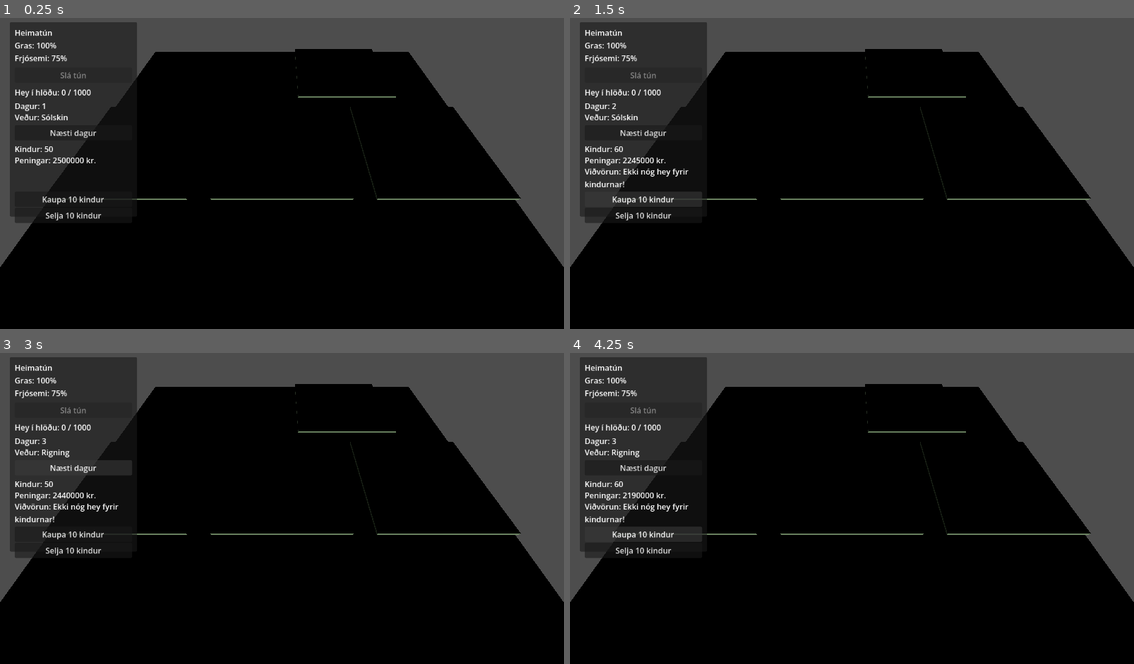
Above: before the commit, frames 1-4 (two rows, left to right).
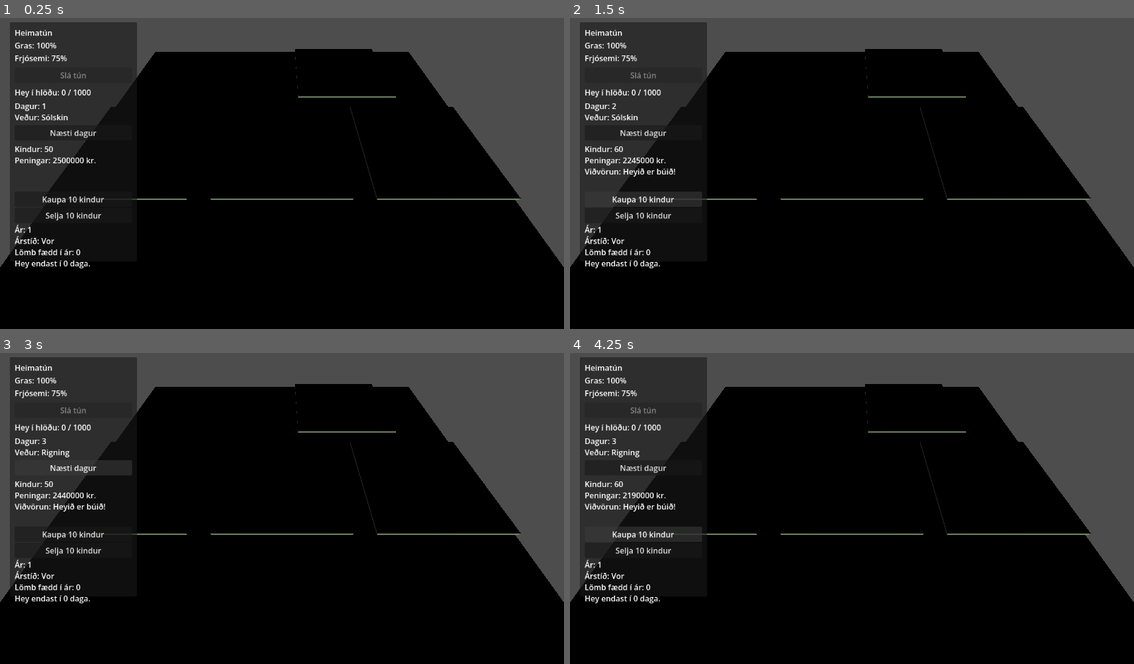
Above: after the commit, the same moments.

Repository: robertmarvin72/Bondinn
Game: Godot game, scene res://world.tscn
Two runs of this game, one before a commit and one after it. Both use one fixed random seed, a clock stepped at 60 frames per second and the inputs below.
Inputs:
- Up to frame 1 (0.25 s): no input
- Up to frame 2 (1.5 s): click "Næsti dagur" at 0.5 s; click "Kaupa 10 kindur" at 1.25 s
- Up to frame 3 (3 s): click "Selja 10 kindur" at 2 s; click "Næsti dagur" at 2.75 s
- Up to frame 4 (4.25 s): click "Kaupa 10 kindur" at 3.5 s

The runs differ from the first frame. In frame 1, 0.6% of the frame differs, in the area x 1-17%, y 63-81%; in frame 2, 0.8%, in the area x 1-22%, y 48-81%; in frame 3, 0.8%; in frame 4, 0.8%.

Commit message:
Winter and hay shortage

Diff:
--- a/world.gd
+++ b/world.gd
@@ -8,10 +8,15 @@
 var barn_hay: int = 0
 var barn_capacity: int = 1000
 var day_count: int = 1
+var year: int = 1
+var season: String = "Vor"
 var current_weather: Weather = Weather.SUNNY
 
 var sheep_count: int = 50
 var hay_per_sheep_per_day: float = 0.2
+var lambing_completed: bool = false
+var lambs_born_this_year: int = 0
+var hay_shortage_days: int = 0
 
 var money: int = 2500000
 var daily_cost: int = 5000
@@ -29,7 +34,45 @@
 @onready var warning_label: Label = $UI/FieldPanel/WarningLabel
 @onready var buy_sheep_button: Button = $UI/FieldPanel/BuySheepButton
 @onready var sell_sheep_button: Button = $UI/FieldPanel/SellSheepButton
+@onready var year_label: Label = $UI/FieldPanel/YearLabel
+@onready var season_label: Label = $UI/FieldPanel/SeasonLabel
+@onready var lambs_label: Label = $UI/FieldPanel/LambsLabel
+@onready var hay_forecast_label: Label = $UI/FieldPanel/HayForecastLabel
 @onready var camera: Camera3D = $Camera3D
+
+func _get_effective_hay_rate() -> float:
+	if season == "Vetur":
+		return hay_per_sheep_per_day * 1.5
+	return hay_per_sheep_per_day
+
+func _process_hay_consumption() -> String:
+	var consumed: int = int(sheep_count * _get_effective_hay_rate())
+	if barn_hay < consumed:
+		barn_hay = 0
+	else:
+		barn_hay -= consumed
+	if barn_hay == 0 and consumed > 0:
+		hay_shortage_days += 1
+		return "Viðvörun: Heyið er búið!"
+	hay_shortage_days = 0
+	return ""
+
+func _run_lambing() -> int:
+	var lambs = 0
+	for i in range(sheep_count):
+		if randf() < 0.3:
+			lambs += 1
+	return lambs
+
+func _get_season() -> String:
+	if day_count <= 22:
+		return "Vor"
+	elif day_count <= 45:
+		return "Sumar"
+	elif day_count <= 68:
+		return "Haust"
+	else:
+		return "Vetur"
 
 func _weather_name() -> String:
 	match current_weather:
@@ -49,6 +92,10 @@
 	sheep_label.text = "Kindur: " + str(sheep_count)
 	money_label.text = "Peningar: " + str(money) + " kr."
 	warning_label.text = ""
+	year_label.text = "Ár: " + str(year)
+	season_label.text = "Árstíð: " + season
+	lambs_label.text = "Lömb fædd í ár: " + str(lambs_born_this_year)
+	hay_forecast_label.text = "Hey endast í 0 daga."
 	buy_sheep_button.pressed.connect(_on_buy_sheep_pressed)
 	sell_sheep_button.pressed.connect(_on_sell_sheep_pressed)
 	_update_sheep_buttons()
@@ -94,31 +141,55 @@
 func _on_next_day_pressed():
 	current_weather = randi() % 4 as Weather
 	day_count += 1
+	if day_count > 90:
+		day_count = 1
+		year += 1
+		lambing_completed = false
+		lambs_born_this_year = 0
+	season = _get_season()
+	var lambing_message: String = ""
+	if day_count == 1 and not lambing_completed:
+		var lambs = _run_lambing()
+		sheep_count += lambs
+		lambs_born_this_year = lambs
+		lambing_completed = true
+		lambing_message = "Sauðburður: " + str(lambs) + " lömb fæddust."
 	var growth = 5
 	match current_weather:
 		Weather.RAIN:  growth += 3
 		Weather.STORM: growth -= 2
+	if season == "Sumar":
+		growth += 3
+	elif season == "Vetur":
+		growth = 0
 	for child in get_children():
 		if child.has_method("get_field_info"):
 			child.grass_level = min(child.grass_level + growth, 100)
 			if child.harvested and child.grass_level > 30:
 				child.harvested = false
-	var consumed: int = int(sheep_count * hay_per_sheep_per_day)
-	if barn_hay < consumed:
-		barn_hay = 0
-	else:
-		barn_hay -= consumed
+	var hay_warning = _process_hay_consumption()
 	money -= daily_cost
+	var daily_consumption = sheep_count * _get_effective_hay_rate()
+	var forecast_days: int = int(floor(barn_hay / daily_consumption)) if daily_consumption > 0 else 9999
 	var warnings: Array = []
-	if barn_hay == 0 and consumed > 0:
-		warnings.append("Viðvörun: Ekki nóg hey fyrir kindurnar!")
+	if lambing_message != "":
+		warnings.append(lambing_message)
+	if season == "Vetur":
+		warnings.append("Ekki hægt að slá tún á veturna.")
+	if hay_warning != "":
+		warnings.append(hay_warning)
 	if money < 0:
 		warnings.append("Viðvörun: Búið er í skuld!")
 	warning_label.text = "\n".join(warnings)
 	day_label.text = "Dagur: " + str(day_count)
 	weather_label.text = "Veður: " + _weather_name()
 	hay_label.text = "Hey í hlöðu: " + str(barn_hay) + " / " + str(barn_capacity)
-	money_label.text = "Peningar: " + str(money) + " kr."
+	hay_forecast_label.text = "Hey endast í " + str(forecast_days) + " daga."
+	money_label.text = "Peningar: " + str(money) + " kr."
+	sheep_label.text = "Kindur: " + str(sheep_count)
+	year_label.text = "Ár: " + str(year)
+	season_label.text = "Árstíð: " + season
+	lambs_label.text = "Lömb fædd í ár: " + str(lambs_born_this_year)
 	_update_sheep_buttons()
 	if selected_field != null:
 		_update_panel()
@@ -147,5 +218,5 @@
 
 func _update_panel():
 	field_info.text = selected_field.get_field_info()
-	harvest_button.disabled = selected_field.harvested or current_weather == Weather.STORM
+	harvest_button.disabled = selected_field.harvested or current_weather == Weather.STORM or season == "Vetur"
 	hay_label.text = "Hey í hlöðu: " + str(barn_hay) + " / " + str(barn_capacity)
--- a/world.tscn
+++ b/world.tscn
@@ -97,7 +97,7 @@
 offset_left = 20.0
 offset_top = 20.0
 offset_right = 280.0
-offset_bottom = 418.0
+offset_bottom = 510.0
 
 [node name="FieldInfo" type="Label" parent="UI/FieldPanel" unique_id=606631013]
 layout_mode = 0
@@ -188,3 +188,35 @@
 offset_right = 250.0
 offset_bottom = 410.0
 text = "Selja 10 kindur"
+
+[node name="YearLabel" type="Label" parent="UI/FieldPanel"]
+layout_mode = 0
+offset_left = 10.0
+offset_top = 413.0
+offset_right = 250.0
+offset_bottom = 433.0
+text = "Ár: 1"
+
+[node name="SeasonLabel" type="Label" parent="UI/FieldPanel"]
+layout_mode = 0
+offset_left = 10.0
+offset_top = 436.0
+offset_right = 250.0
+offset_bottom = 456.0
+text = "Árstíð: Vor"
+
+[node name="LambsLabel" type="Label" parent="UI/FieldPanel"]
+layout_mode = 0
+offset_left = 10.0
+offset_top = 459.0
+offset_right = 250.0
+offset_bottom = 479.0
+text = "Lömb fædd í ár: 0"
+
+[node name="HayForecastLabel" type="Label" parent="UI/FieldPanel"]
+layout_mode = 0
+offset_left = 10.0
+offset_top = 482.0
+offset_right = 250.0
+offset_bottom = 502.0
+text = "Hey endast í 0 daga."
